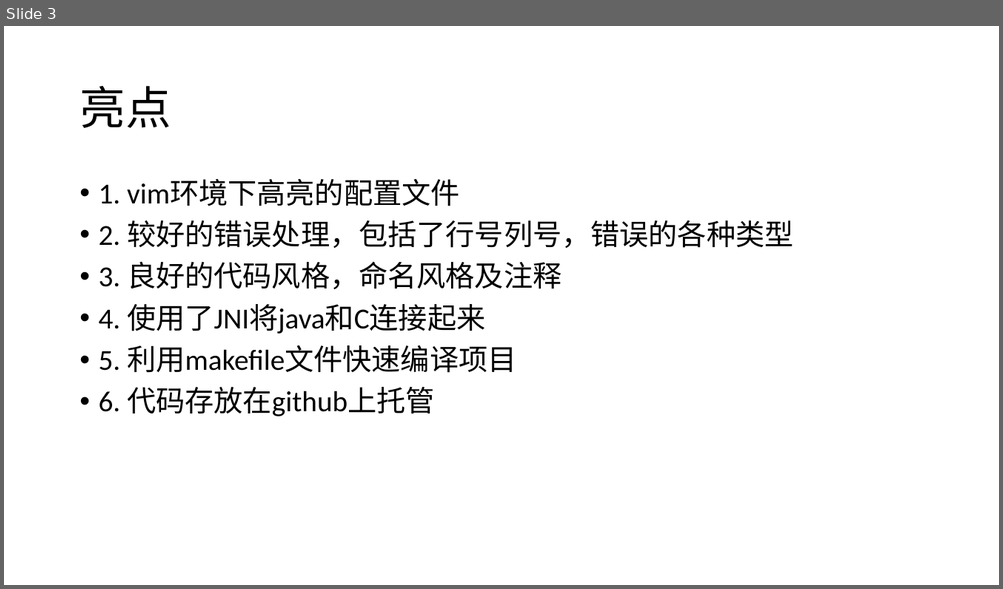
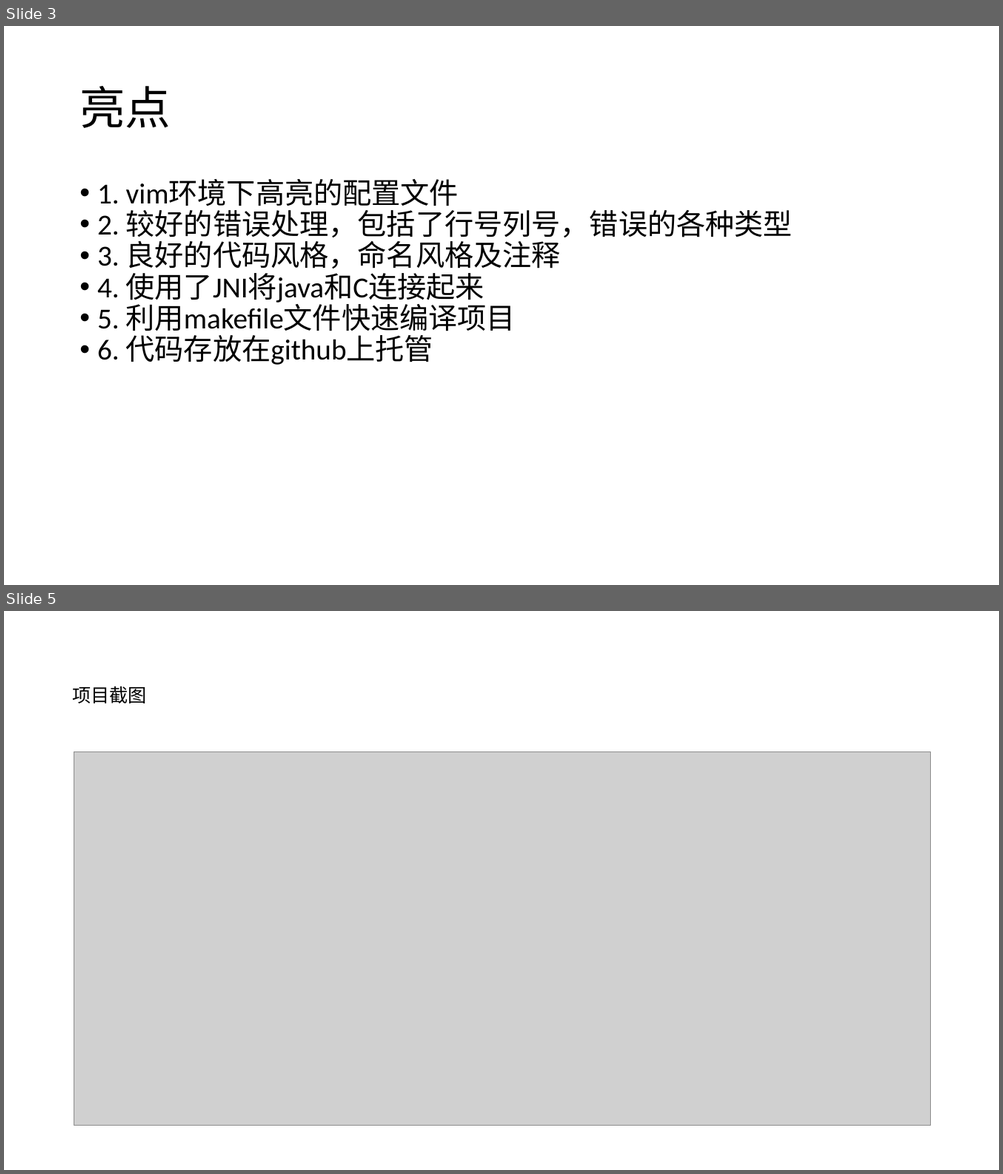
Before and after one commit to ecnucompiler/compiler, a slide deck: 项目说明.pptx. Shown one above the other, each under a label of ours: slide 3 before the commit, slides 3 and 5 after it; the slides between them are not shown. The pictures are 1003x589 and 1003x1174 pixels, drawn with LibreOffice and Linux fonts; fonts in the diff are those of the drawing; grey boxes stand for pictures. Boxes give left, top, right and bottom in pixels: in the first picture for what was removed or moved away, otherwise in the second. Text is boxed around its words. In the diff, an @@ line names an element or a change of style, - is before the commit and + after.

Commit message:
ppt add picture

```diff
--- a/项目说明.pptx
+++ b/项目说明.pptx
@@ slide 5 added at box(4, 611, 999, 1170), background #FFFFFF @@
@@ text added at box(72, 686, 147, 703), 18 pt, text #000000 @@
+项目截图
@@ picture added at box(74, 752, 930, 1126) @@
@@ slide 3 changed as well @@
@@ text "1. vim环境下高亮的配置文件" at box(97, 179, 792, 365): indent changed; less space between paragraphs @@
```
Also in this commit, not shown: 2 other slides changed, 1 other slide added, 1 slide removed, 9 other files.
